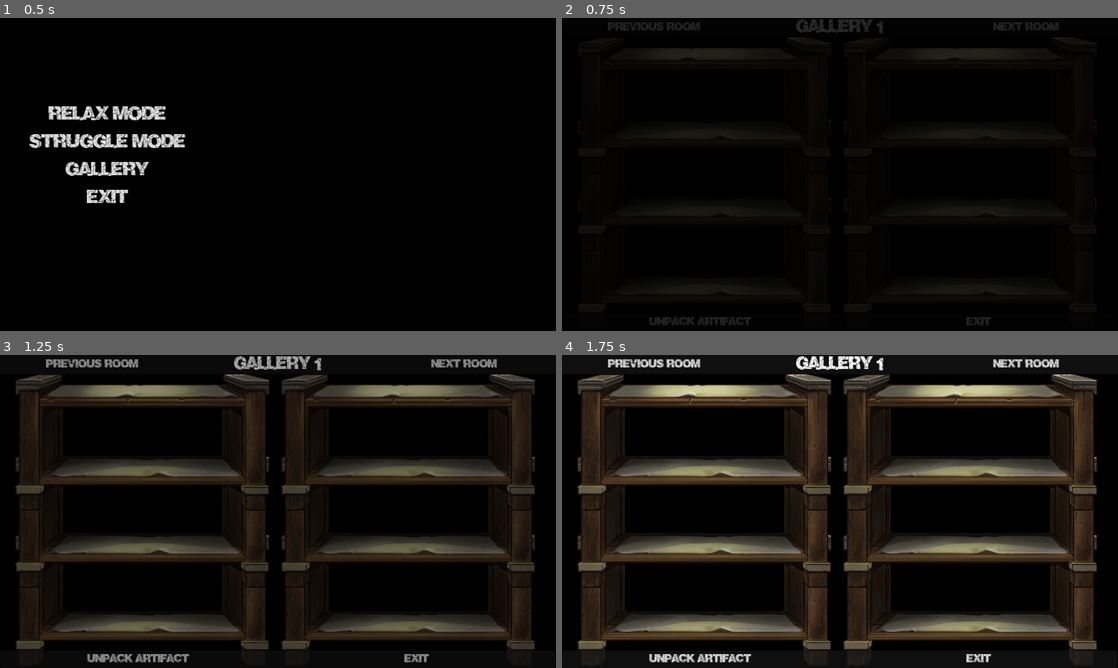
Above: before the commit, frames 1-4 (two rows, left to right).
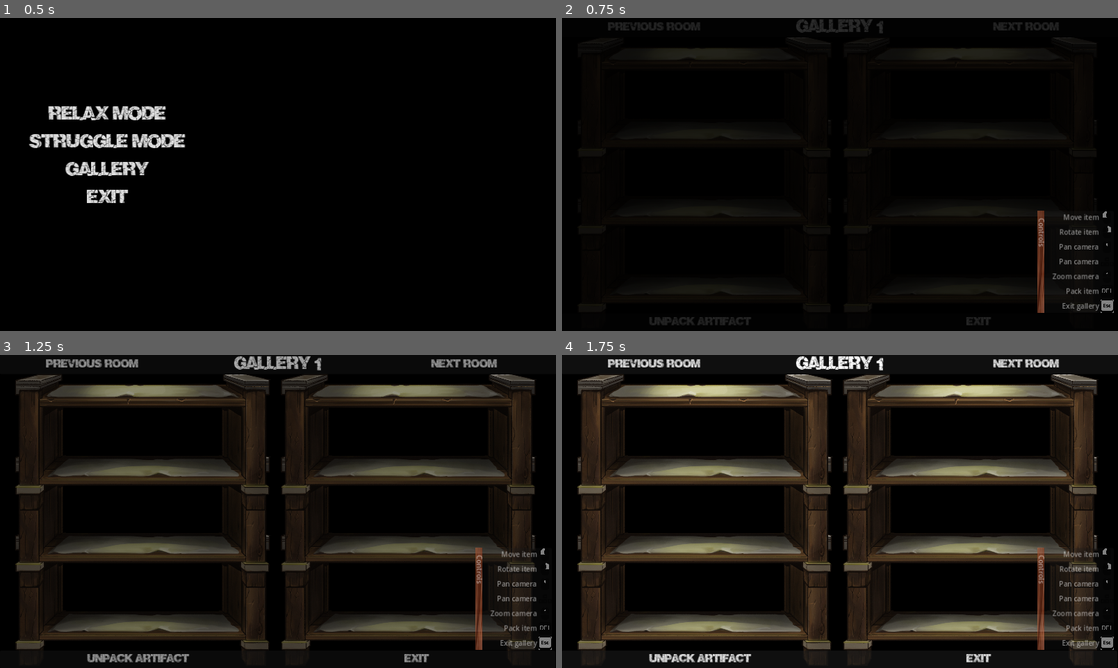
Above: after the commit, the same moments.

Repository: feyrkh/Exploratory
Game: Godot game, scene res://menu/main/TitleScreen.tscn
Same seed, same stepped clock (60 frames per second), same inputs: the game is played once before the commit and once after it. Sound files missing from this copy of the repository are replaced by a short silence.
Inputs:
- Up to frame 1 (0.5 s): no input
- Up to frame 2 (0.75 s): click "Gallery" at 0.5 s
- Up to frame 3 (1.25 s): no input
- Up to frame 4 (1.75 s): click "Unpack Artifact" at 1.25 s

Frame 1 is identical in both runs. In frame 2, 1.0% of the frame differs, in the area x 85-100%, y 61-95%; in frame 3, 1.0%; in frame 4, 1.0%.

Commit message:
Gallery menu control tips

Diff:
--- a/control_hints/ControlHints.gd
+++ b/control_hints/ControlHints.gd
@@ -60,7 +60,6 @@
 	first_frame_showing = false
 	toggle_frames()
 
-
 func _gui_input(event):
 	if event.is_action_pressed("left_click"):
 		toggle_slide()
--- a/menu/gallery/GalleryMenu.gd
+++ b/menu/gallery/GalleryMenu.gd
@@ -1,4 +1,6 @@
 extends Control
+
+signal closed
 
 var cur_page:int = 0
 var items_per_page:int = 1
@@ -49,11 +51,10 @@
 func _on_gui_input(event):
 	if event.is_action_pressed("right_click"):
 		if visible:
-			visible = false
 			get_viewport().set_input_as_handled()
-			Global.play_button_click_sound("menu_back")
-
+			_on_close_button_pressed()
 
 func _on_close_button_pressed():
+	closed.emit()
 	Global.play_button_click_sound("menu_back")
 	visible = false
--- a/pottery/CleaningTable.tscn
+++ b/pottery/CleaningTable.tscn
@@ -108,9 +108,9 @@
 
 [node name="ControlHints" parent="CanvasLayer" instance=ExtResource("11_oks8m")]
 offset_left = 1265.0
-offset_top = 5.0
+offset_top = 526.0
 offset_right = 160.0
-offset_bottom = -526.0
+offset_bottom = -5.0
 
 [node name="CursorArea" type="Area2D" parent="."]
 collision_layer = 0
--- a/pottery/GalleryRoom.gd
+++ b/pottery/GalleryRoom.gd
@@ -16,11 +16,12 @@
 
 @onready var camera = find_child("Camera2D")
 @onready var fade_rect = find_child("FadeRect")
+@onready var control_hints:ControlHints = find_child("ControlHints")
 
 func _unhandled_input(event):
 	if event.is_action_pressed("ui_cancel"):
 		if find_child("GalleryMenu").visible:
-			find_child("GalleryMenu").visible = false
+			hide_gallery_menu()
 			get_viewport().set_input_as_handled()
 			Global.play_button_click_sound("menu_back")
 		elif find_child("RoomLabelEdit").visible:
@@ -29,7 +30,7 @@
 			_on_exit_button_pressed()
 	elif event.is_action_pressed("right_click"):
 		if find_child("GalleryMenu").visible:
-			find_child("GalleryMenu").visible = false
+			hide_gallery_menu()
 			get_viewport().set_input_as_handled()
 	else:
 		handle_camera_input(event)
@@ -183,8 +184,12 @@
 func _ready():
 	Global.unpack_gallery_item.connect(unpack_gallery_item)
 	Global.delete_archeology_item.connect(item_deleted)
+	find_child("GalleryMenu").closed.connect(update_control_hints)
 	fade_rect.visible = true
 	load_gallery_room(0)
+	update_control_hints()
+	await(get_tree().process_frame)
+	find_child("ControlHints").slide_in(0.01)
 
 func item_deleted(item:ArcheologyItem):
 	gallery_items_unused.append(item.gallery_id)
@@ -213,9 +218,14 @@
 func display_gallery_menu():
 	find_child("GalleryMenu").setup(gallery_items_unused)
 	find_child("GalleryMenu").visible = true
+	control_hints.set_hints([
+		["Close window", preload("res://art/mouse_right.png"), preload("res://art/mouse_none.png")],
+		["Close window", preload("res://art/escape_key.png"), preload("res://art/escape_key.png")],
+	])
 
 func hide_gallery_menu():
-	find_child("GalleryMenu").visible = true
+	find_child("GalleryMenu").visible = false
+	update_control_hints()
 
 func unpack_gallery_item(item_name:String) -> Node2D:
 	var item = await GalleryMgr.unpack_from_gallery(item_name, report_error)
@@ -280,3 +290,14 @@
 	find_child("RoomLabelEdit").text = cur_room_name
 	find_child("RoomLabel").visible = true
 	find_child("RoomLabelEdit").visible = false
+
+func update_control_hints():
+	control_hints.set_hints([
+		["Move item", preload("res://art/mouse_left.png"), preload("res://art/mouse_none.png")],
+		["Rotate item", preload("res://art/mouse_right.png"), preload("res://art/mouse_none.png")],
+		["Pan camera", preload("res://art/mouse_middle.png"), preload("res://art/mouse_none.png")],
+		["Pan camera", preload("res://art/arrow_keys.png"), preload("res://art/arrow_keys.png")],
+		["Zoom camera", preload("res://art/mouse_scroll_up.png"), preload("res://art/mouse_scroll_down.png")],
+		["Pack item", preload("res://art/delete_key.png"), preload("res://art/delete_key.png")],
+		["Exit gallery", preload("res://art/escape_key.png"), preload("res://art/escape_key.png")],
+	])
--- a/pottery/GalleryRoom.tscn
+++ b/pottery/GalleryRoom.tscn
@@ -6,6 +6,7 @@
 [ext_resource type="Script" path="res://menu/CustomMenuButton.gd" id="4_5ockw"]
 [ext_resource type="PackedScene" uid="uid://dr6w8rungysm1" path="res://menu/gallery/GalleryMenu.tscn" id="4_gxinv"]
 [ext_resource type="PackedScene" uid="uid://btr4madyriyi0" path="res://util/FadeRect.tscn" id="5_0t2vs"]
+[ext_resource type="PackedScene" uid="uid://bpkmbst6b1h3" path="res://control_hints/ControlHints.tscn" id="7_yxhjm"]
 
 [sub_resource type="RectangleShape2D" id="RectangleShape2D_wqvk2"]
 size = Vector2(3644, 9187)
@@ -146,6 +147,13 @@
 anchor_mode = 0
 
 [node name="FadeRect" parent="UI" instance=ExtResource("5_0t2vs")]
+visible = false
+
+[node name="ControlHints" parent="UI" instance=ExtResource("7_yxhjm")]
+offset_left = 1265.0
+offset_top = 444.0
+offset_right = 160.0
+offset_bottom = -87.0
 
 [connection signal="pressed" from="UI/PanelContainer2/HBoxContainer/PreviousButton" to="." method="_on_previous_button_pressed"]
 [connection signal="gui_input" from="UI/PanelContainer2/HBoxContainer/RoomLabel" to="." method="_on_room_label_gui_input"]
Binary file added: art/delete_key.png
Not shown, added: art/delete_key.png.import
Binary file added: art/mouse_left_wiggle_1.png
Not shown, added: art/mouse_left_wiggle_1.png.import
Binary file added: art/mouse_left_wiggle_2.png
Not shown, added: art/mouse_left_wiggle_2.png.import
Binary file added: art/mouse_middle_wiggle_1.png
Not shown, added: art/mouse_middle_wiggle_1.png.import
Binary file added: art/mouse_middle_wiggle_2.png
Not shown, added: art/mouse_middle_wiggle_2.png.import
Binary file added: art/mouse_right_wiggle_1.png
Not shown, added: art/mouse_right_wiggle_1.png.import
(and 4 more such lines)
